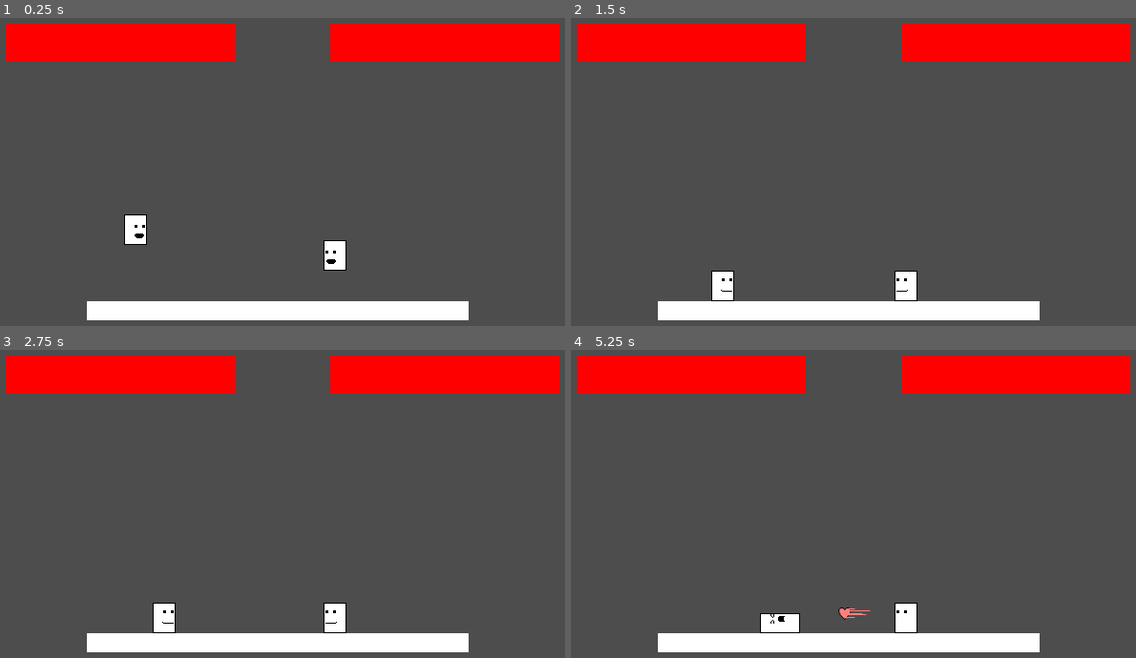
Above: before the commit, frames 1-4 (two rows, left to right).
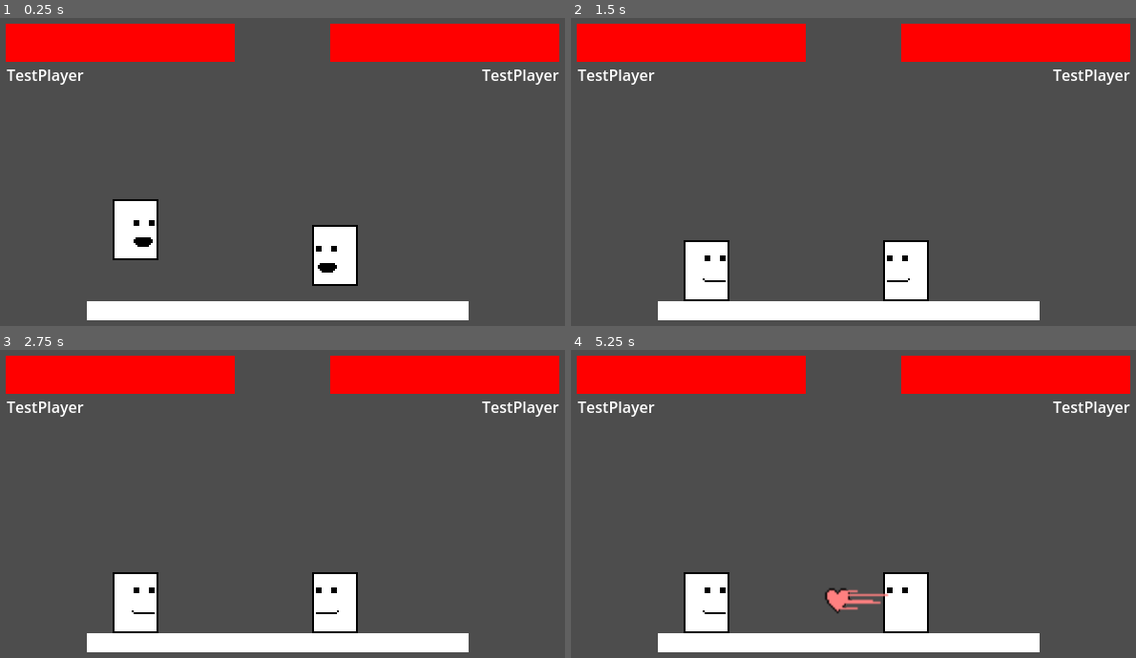
Above: after the commit, the same moments.

Repository: Apmds/GodotFighterGame
Game: Godot game, scene res://Scenes/Test.tscn
Two runs of this game, one before a commit and one after it. Both use one fixed random seed, a clock stepped at 60 frames per second and the inputs below. The project has no main scene, so this scene is started directly.
Inputs:
- Up to frame 1 (0.25 s): no input
- Up to frame 2 (1.5 s): no input
- Up to frame 3 (2.75 s): tap Enter at 2 s
- Up to frame 4 (5.25 s): tap Space at 5 s

The runs differ from the first frame. In frame 1, 3.2% of the frame differs, in the area x 1-99%, y 16-87%; in frame 2, 3.2%; in frame 3, 3.6%; in frame 4, 4.4%, in the area x 1-99%, y 16-92%.

Commit message:
Added TestStage and changed scale of players/projectiles

Diff:
--- a/Scenes/Character.tscn
+++ b/Scenes/Character.tscn
@@ -1,20 +1,15 @@
 [gd_scene load_steps=4 format=3 uid="uid://cqvgg7e08360b"]
 
 [ext_resource type="Script" path="res://Scripts/Character.gd" id="1_jbuep"]
-[ext_resource type="Texture2D" uid="uid://cf13amhi4mo2e" path="res://Assets/Sprites/TestPlayer/Idle__5.png" id="2_61muf"]
+[ext_resource type="Texture2D" uid="uid://cf13amhi4mo2e" path="res://Assets/Sprites/Characters/TestPlayer/Idle__5.png" id="2_61muf"]
 
 [sub_resource type="RectangleShape2D" id="RectangleShape2D_os3o6"]
 size = Vector2(23, 32)
 
 [node name="Character" type="CharacterBody2D"]
+scale = Vector2(2, 2)
 collision_mask = 2
 script = ExtResource("1_jbuep")
-character_name = null
-player_num = null
-collision_width = null
-collision_height = null
-collision_position = null
-crouch_collision_width = null
 crouch_collision_height = 25
 crouch_collision_position = Vector2(0, 3.5)
 
--- /dev/null
+++ b/Scenes/Level.tscn
@@ -0,0 +1,137 @@
+[gd_scene load_steps=7 format=3 uid="uid://dcggdov7wwam4"]
+
+[ext_resource type="Script" path="res://Scripts/Level.gd" id="1_uiqq2"]
+[ext_resource type="Script" path="res://Scripts/CameraScript.gd" id="1_yhex1"]
+[ext_resource type="Texture2D" uid="uid://brc78u3dli2sq" path="res://Assets/Sprites/Stages/TestStage/Ryu Stage.png" id="3_hbng7"]
+[ext_resource type="PackedScene" uid="uid://cqvgg7e08360b" path="res://Scenes/Character.tscn" id="4_0mnht"]
+
+[sub_resource type="RectangleShape2D" id="RectangleShape2D_xnvul"]
+size = Vector2(680, 20)
+
+[sub_resource type="RectangleShape2D" id="RectangleShape2D_r7rlw"]
+size = Vector2(20, 360)
+
+[node name="Level" type="Node2D"]
+texture_filter = 1
+texture_repeat = 1
+script = ExtResource("1_uiqq2")
+metadata/_edit_vertical_guides_ = [640.0]
+
+[node name="Camera" type="Camera2D" parent="."]
+position = Vector2(320, 180)
+position_smoothing_enabled = true
+script = ExtResource("1_yhex1")
+
+[node name="Background" type="Node2D" parent="."]
+
+[node name="Stage" type="Sprite2D" parent="Background"]
+position = Vector2(320, 158)
+scale = Vector2(1, 1.31667)
+texture = ExtResource("3_hbng7")
+
+[node name="ColorRect" type="ColorRect" parent="Background"]
+offset_top = 316.0
+offset_right = 640.0
+offset_bottom = 360.0
+color = Color(0.266667, 0.133333, 0.0666667, 1)
+
+[node name="Ground" type="StaticBody2D" parent="."]
+position = Vector2(320, 280)
+collision_layer = 2
+metadata/_edit_group_ = true
+
+[node name="ColorRect" type="ColorRect" parent="Ground"]
+visible = false
+offset_left = -340.0
+offset_top = -10.0
+offset_right = 340.0
+offset_bottom = 10.0
+metadata/_edit_use_anchors_ = true
+
+[node name="Collision" type="CollisionShape2D" parent="Ground"]
+shape = SubResource("RectangleShape2D_xnvul")
+
+[node name="WallLeft" type="StaticBody2D" parent="."]
+position = Vector2(-30, 180)
+collision_layer = 2
+metadata/_edit_group_ = true
+
+[node name="ColorRect" type="ColorRect" parent="WallLeft"]
+offset_left = -10.0
+offset_top = -180.0
+offset_right = 10.0
+offset_bottom = 180.0
+metadata/_edit_use_anchors_ = true
+
+[node name="Collision" type="CollisionShape2D" parent="WallLeft"]
+shape = SubResource("RectangleShape2D_r7rlw")
+
+[node name="WallRight" type="StaticBody2D" parent="."]
+position = Vector2(670, 180)
+collision_layer = 2
+metadata/_edit_group_ = true
+
+[node name="ColorRect" type="ColorRect" parent="WallRight"]
+offset_left = -10.0
+offset_top = -180.0
+offset_right = 10.0
+offset_bottom = 180.0
+metadata/_edit_use_anchors_ = true
+
+[node name="Collision" type="CollisionShape2D" parent="WallRight"]
+shape = SubResource("RectangleShape2D_r7rlw")
+
+[node name="Players" type="Node2D" parent="."]
+
+[node name="Character" parent="Players" instance=ExtResource("4_0mnht")]
+position = Vector2(81, 138)
+
+[node name="Character2" parent="Players" instance=ExtResource("4_0mnht")]
+position = Vector2(483, 129)
+player_num = 2
+
+[node name="HUD" type="CanvasLayer" parent="."]
+
+[node name="Player1" type="Control" parent="HUD"]
+layout_mode = 3
+anchors_preset = 0
+offset_left = 30.0
+offset_top = 20.0
+offset_right = 70.0
+offset_bottom = 60.0
+
+[node name="HPBar" type="ColorRect" parent="HUD/Player1"]
+layout_mode = 0
+offset_right = 240.0
+offset_bottom = 40.0
+color = Color(1, 0, 0, 1)
+
+[node name="Name" type="Label" parent="HUD/Player1"]
+layout_mode = 0
+offset_left = 1.0
+offset_top = 42.0
+offset_right = 240.0
+offset_bottom = 65.0
+text = "###"
+
+[node name="Player2" type="Control" parent="HUD"]
+layout_mode = 3
+anchors_preset = 0
+offset_left = 370.0
+offset_top = 20.0
+offset_right = 410.0
+offset_bottom = 60.0
+
+[node name="HPBar" type="ColorRect" parent="HUD/Player2"]
+layout_mode = 0
+offset_right = 240.0
+offset_bottom = 40.0
+color = Color(1, 0, 0, 1)
+
+[node name="Name" type="Label" parent="HUD/Player2"]
+layout_mode = 0
+offset_top = 42.0
+offset_right = 240.0
+offset_bottom = 65.0
+text = "###"
+horizontal_alignment = 2
--- a/Scenes/Test.tscn
+++ b/Scenes/Test.tscn
@@ -40,16 +40,46 @@
 
 [node name="HUD" type="CanvasLayer" parent="."]
 
-[node name="Hp1" type="ColorRect" parent="HUD"]
+[node name="Player1" type="Control" parent="HUD"]
+layout_mode = 3
+anchors_preset = 0
 offset_left = 30.0
 offset_top = 20.0
-offset_right = 270.0
+offset_right = 70.0
 offset_bottom = 60.0
+
+[node name="HPBar" type="ColorRect" parent="HUD/Player1"]
+layout_mode = 0
+offset_right = 240.0
+offset_bottom = 40.0
 color = Color(1, 0, 0, 1)
 
-[node name="Hp2" type="ColorRect" parent="HUD"]
+[node name="Name" type="Label" parent="HUD/Player1"]
+layout_mode = 0
+offset_left = 1.0
+offset_top = 42.0
+offset_right = 240.0
+offset_bottom = 65.0
+text = "###"
+
+[node name="Player2" type="Control" parent="HUD"]
+layout_mode = 3
+anchors_preset = 0
 offset_left = 370.0
 offset_top = 20.0
-offset_right = 610.0
+offset_right = 410.0
 offset_bottom = 60.0
+
+[node name="HPBar" type="ColorRect" parent="HUD/Player2"]
+layout_mode = 0
+offset_right = 240.0
+offset_bottom = 40.0
 color = Color(1, 0, 0, 1)
+
+[node name="Name" type="Label" parent="HUD/Player2"]
+layout_mode = 0
+offset_top = 42.0
+offset_right = 240.0
+offset_bottom = 65.0
+text = "###"
+horizontal_alignment = 2
--- a/Scripts/Character.gd
+++ b/Scripts/Character.gd
@@ -104,6 +104,7 @@
 
 signal attack_parried(body : Character)
 
+@export var show_name : String = "TestPlayer"
 @export var character_name : String = "TestPlayer"
 @export_range(1, 3, 1) var player_num : int = 1 # 1 for player 1, 2 for player 2 and 3 for computer
 
@@ -268,7 +269,7 @@
 	collision_node.shape = shape
 	collision_node.position = collision_position
 
-	var dir = DirAccess.open("res://Assets/Sprites/" + character_name)
+	var dir = DirAccess.open("res://Assets/Sprites/Characters/" + character_name)
 	if dir:
 		# Cycling trough all the files in the directory
 		dir.list_dir_begin()
@@ -280,7 +281,7 @@
 				# Adding the sprite information to the sprites dict
 				var spr_name = file_name.split(".")[0]
 				var spr_frames = int(spr_name[-1])
-				var sprite = load("res://Assets/Sprites/" + character_name + "/" + file_name)
+				var sprite = load("res://Assets/Sprites/Characters/" + character_name + "/" + file_name)
 
 				sprites[spr_name.substr(0, len(spr_name) - 3)] = [sprite, spr_frames]
 
@@ -449,8 +450,6 @@
 		if anim_ended:
 			set_state(State.IDLE)
 
-
-
 	# How to animate each state
 	match state:
 		State.IDLE, State.WALK, State.RUN, State.FALL:
@@ -458,11 +457,6 @@
 		State.JUMP, State.HIT, State.DEAD, State.CROUCH, State.PARRY:
 			anim_ended = one_shot_animate()
 
-	if player_num == 1:
-		#print($HitstopTimer.time_left)
-		#print(state)
-		pass
-
 	move_and_slide()
 
 
--- a/Scripts/Hitbox.gd
+++ b/Scripts/Hitbox.gd
@@ -110,6 +110,8 @@
 	new_hitbox.position_y = position_y
 	new_hitbox.damage = damage
 	new_hitbox.type = type
+	if new_hitbox.type == 1:
+		new_hitbox.scale = Vector2(2, 2)
 	new_hitbox.velocity_x = velocity_x
 	new_hitbox.velocity_y = velocity_y
 	new_hitbox.direction = direction
--- a/Scripts/Level.gd
+++ b/Scripts/Level.gd
@@ -1,6 +1,10 @@
 extends Node2D
 
 @onready var camera : GameCamera = $Camera
+@onready var player1_hp_bar : ColorRect = $HUD/Player1/HPBar
+@onready var player1_showname : Label = $HUD/Player1/Name
+@onready var player2_hp_bar : ColorRect = $HUD/Player2/HPBar
+@onready var player2_showname : Label = $HUD/Player2/Name
 var player1 : Character
 var player2 : Character
 
@@ -13,20 +17,23 @@
 	player2 = players[1]
 	player2.connect("attack_parried", _on_attack_parried)
 
-var i = 0
+	player1_showname.text = player1.show_name
+	player2_showname.text = player2.show_name
+
+#var i = 0
 
 # Called every frame. 'delta' is the elapsed time since the previous frame.
 func _process(_delta):
 	player1.get_node("Sprite").flip_h = player1.position.x > player2.position.x
 	player2.get_node("Sprite").flip_h = not (player1.position.x > player2.position.x)
 
-	i += 1
-	if i % 60 == 0:
-		Input.action_press("p1-strong")
-		Input.action_release("p1-strong")
+	#i += 1
+	#if i % 60 == 0:
+	#	Input.action_press("p1-strong")
+	#	Input.action_release("p1-strong")
 
-	$HUD/Hp1.size.x = 240 * (float(player1.health)/float(player1.MAX_HEALTH))
-	$HUD/Hp2.size.x = 240 * (float(player2.health)/float(player2.MAX_HEALTH))
+	player1_hp_bar.size.x = 240 * (float(player1.health)/float(player1.MAX_HEALTH))
+	player2_hp_bar.size.x = 240 * (float(player2.health)/float(player2.MAX_HEALTH))
 
 func _on_attack_parried(_body : Character):
 	camera.shake()
Renamed: Assets/Sprites/TestPlayer/Crouch__3.png -> Assets/Sprites/Characters/TestPlayer/Crouch__3.png
Not shown, added: Assets/Sprites/Characters/TestPlayer/Crouch__3.png.import
Renamed: Assets/Sprites/TestPlayer/Death__1.png -> Assets/Sprites/Characters/TestPlayer/Death__1.png
Not shown, added: Assets/Sprites/Characters/TestPlayer/Death__1.png.import
Renamed: Assets/Sprites/TestPlayer/Fall__3.png -> Assets/Sprites/Characters/TestPlayer/Fall__3.png
Not shown, added: Assets/Sprites/Characters/TestPlayer/Fall__3.png.import
Renamed: Assets/Sprites/TestPlayer/Hit__1.png -> Assets/Sprites/Characters/TestPlayer/Hit__1.png
Not shown, added: Assets/Sprites/Characters/TestPlayer/Hit__1.png.import
Renamed: Assets/Sprites/TestPlayer/Idle__5.png -> Assets/Sprites/Characters/TestPlayer/Idle__5.png
Not shown, added: Assets/Sprites/Characters/TestPlayer/Idle__5.png.import
Renamed: Assets/Sprites/TestPlayer/Jump__3.png -> Assets/Sprites/Characters/TestPlayer/Jump__3.png
Not shown, added: Assets/Sprites/Characters/TestPlayer/Jump__3.png.import
(and 107 more such lines)
